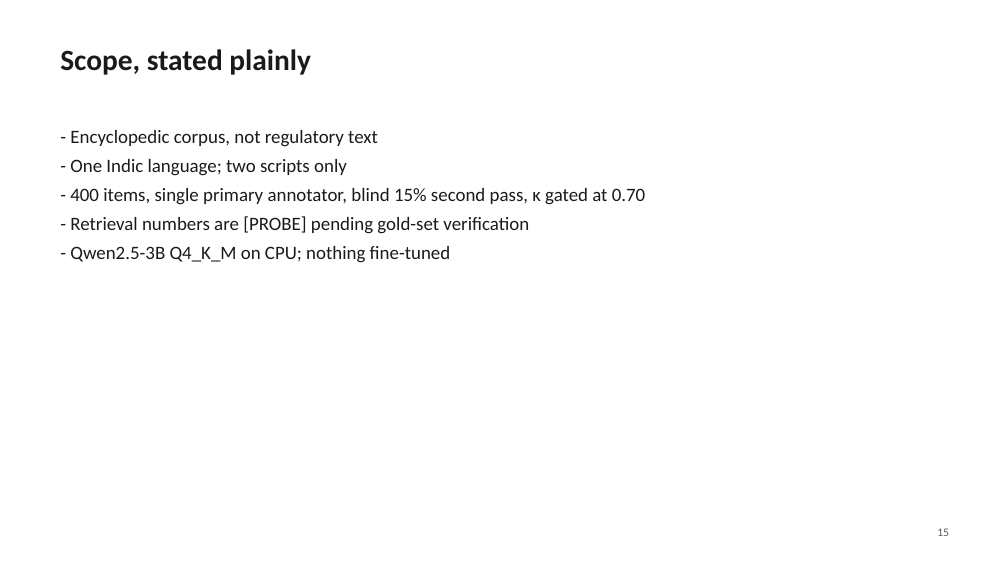
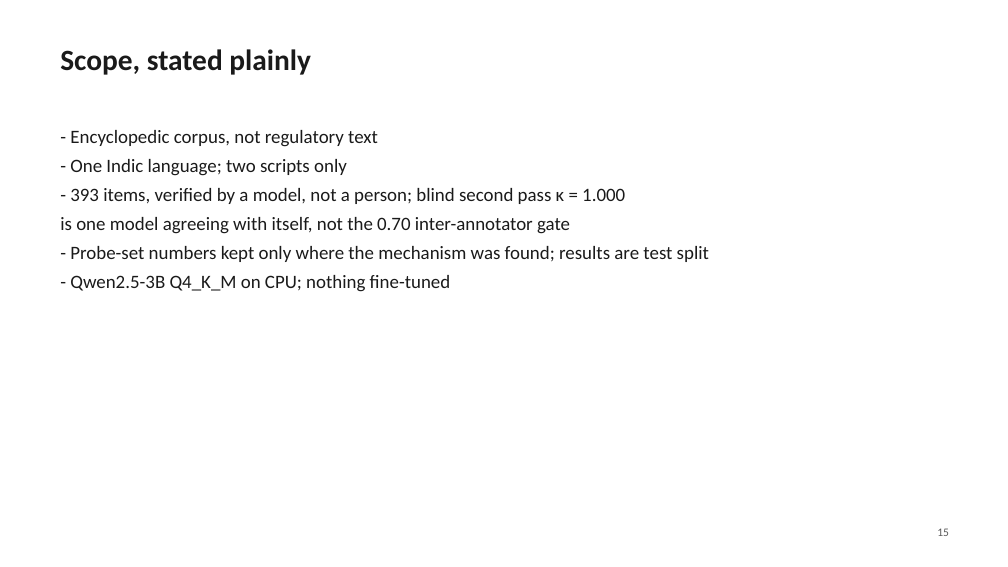
Before and after one commit to dhruvv1402/IndicRAG-QA, a slide deck: slide 15 of paper/IndicRAG-QA-slides.pptx. Drawn at 1008x567 pixels with LibreOffice and Linux fonts; fonts in the diff are those of the drawing. Boxes give left, top, right and bottom in pixels: in the first picture for what was removed or moved away, otherwise in the second. Text is boxed around its words. In the diff, an @@ line names an element or a change of style, - is before the commit and + after.

```diff
--- a/paper/IndicRAG-QA-slides.pptx
+++ b/paper/IndicRAG-QA-slides.pptx
@@ text at (60, 188, 709, 262): text changed @@
-- 400 items, single primary annotator, blind 15% second pass, κ gated at 0.70
-- Retrieval numbers are [PROBE] pending gold-set verification
+- 393 items, verified by a model, not a person; blind second pass κ = 1.000
+is one model agreeing with itself, not the 0.70 inter-annotator gate
+- Probe-set numbers kept only where the mechanism was found; results are test split
```
Also in this commit, not shown: 8 other slides changed, 6 other files.
